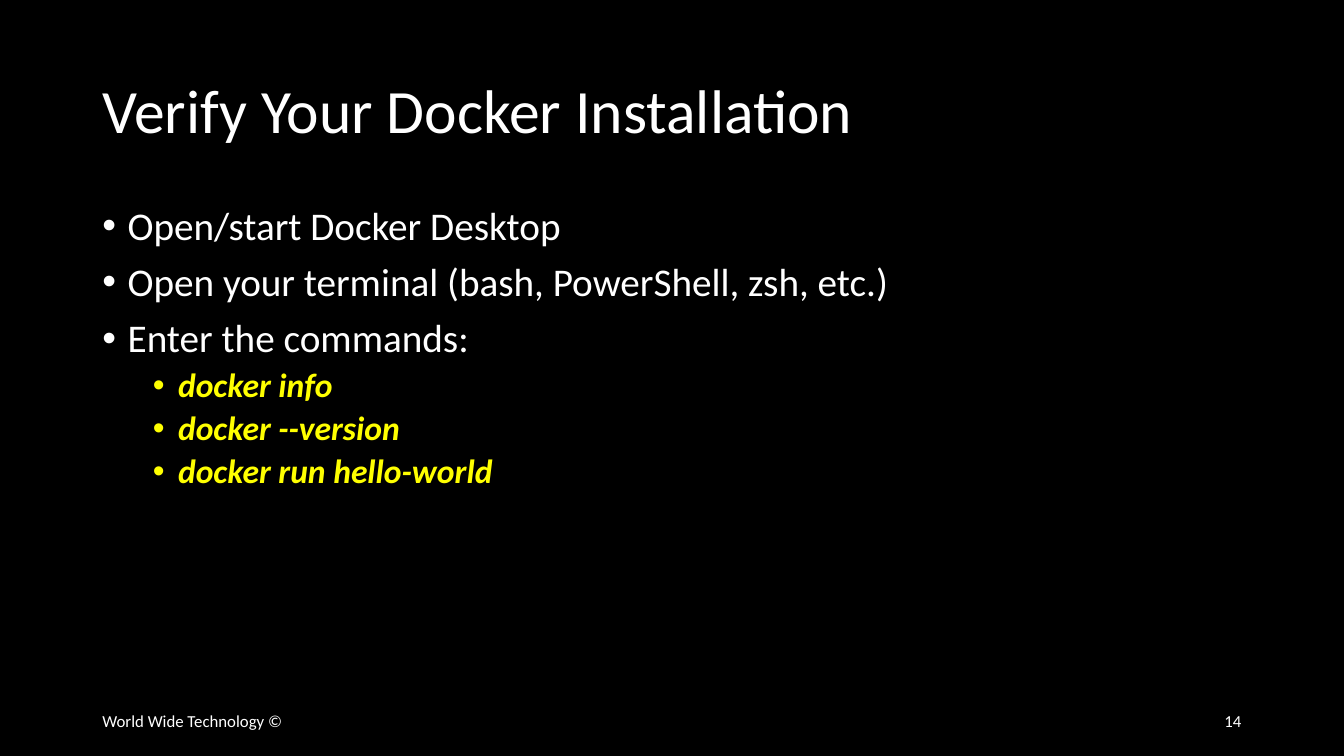
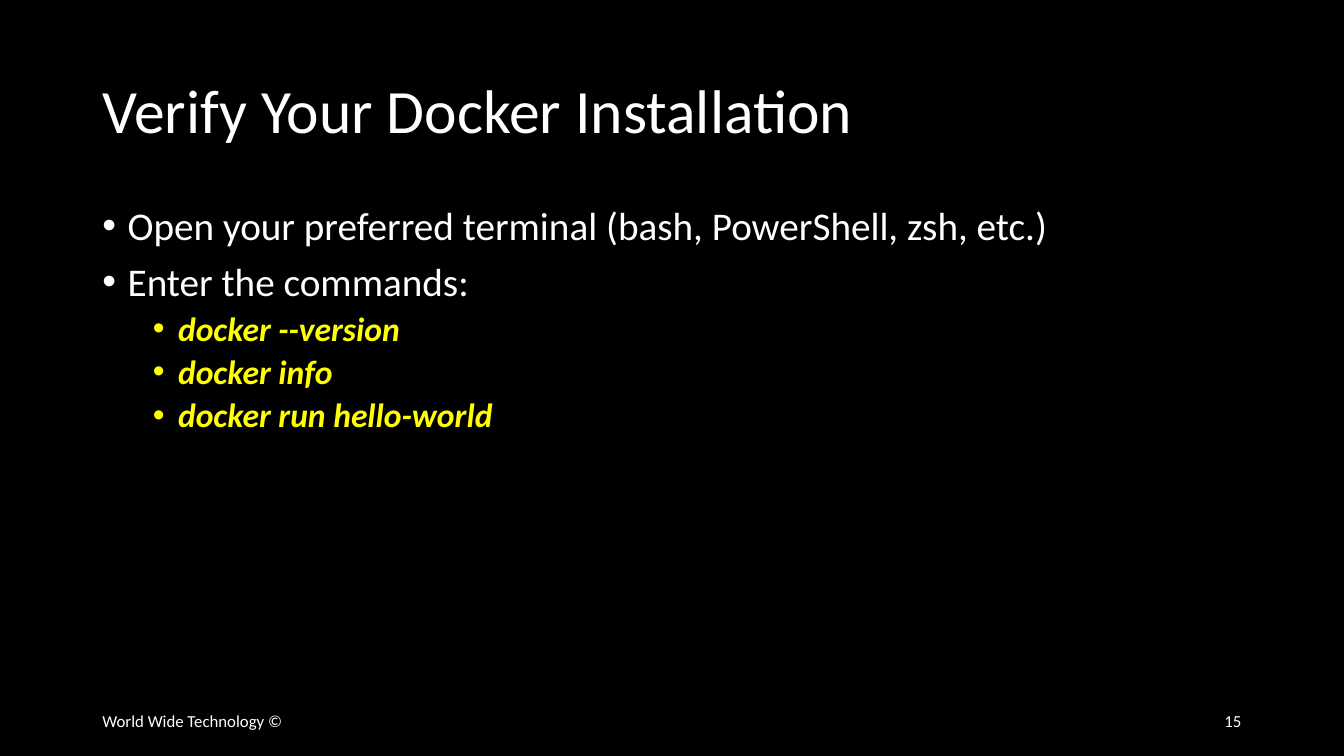
Before and after one commit to wwt/docker-foundations, a slide deck: slide 15 of docker-foundations.pptx (slide 14 before the commit). Drawn at 1344x756 pixels with LibreOffice and Linux fonts; fonts in the diff are those of the drawing. Boxes give left, top, right and bottom in pixels: in the first picture for what was removed or moved away, otherwise in the second. Text is boxed around its words. In the diff, an @@ line names an element or a change of style, - is before the commit and + after.

```diff
--- a/docker-foundations.pptx
+++ b/docker-foundations.pptx
@@ text at <box>128,211,1047,247</box>: text changed @@
-• Open/start Docker Desktop
-• Open your terminal (bash, PowerShell, zsh, etc.)
+• Open your preferred terminal (bash, PowerShell, zsh, etc.)
@@ text at <box>178,317,399,342</box>: paragraph added @@
+  • docker --version
@@ text at <box>178,416,399,441</box>: paragraph removed @@
-  • docker --version
@@ page number at <box>1224,716,1241,727</box>: text changed @@
-14
+15
```
Also in this commit, not shown: 1 other slide changed, 5 slides added.
